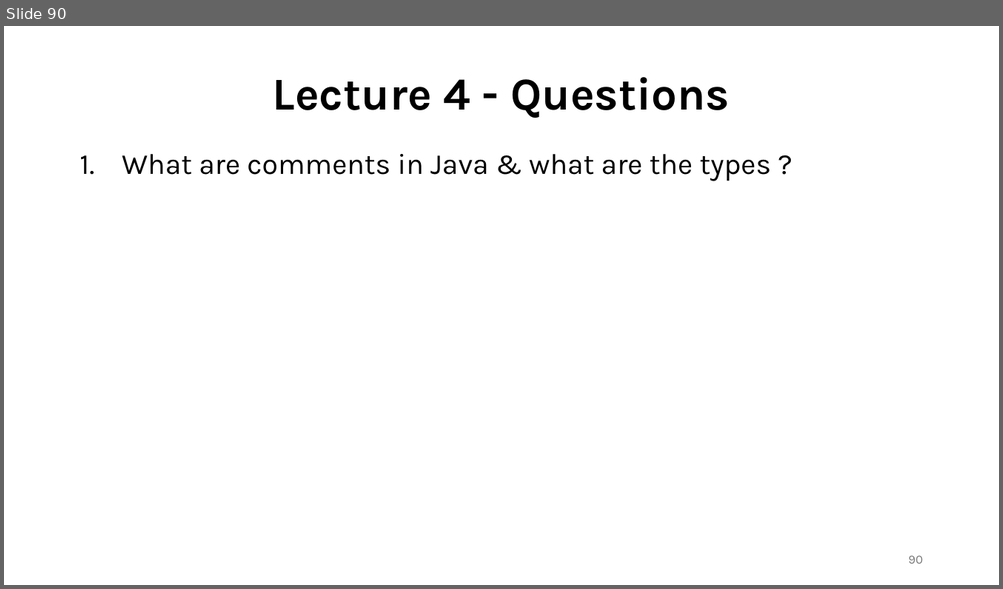
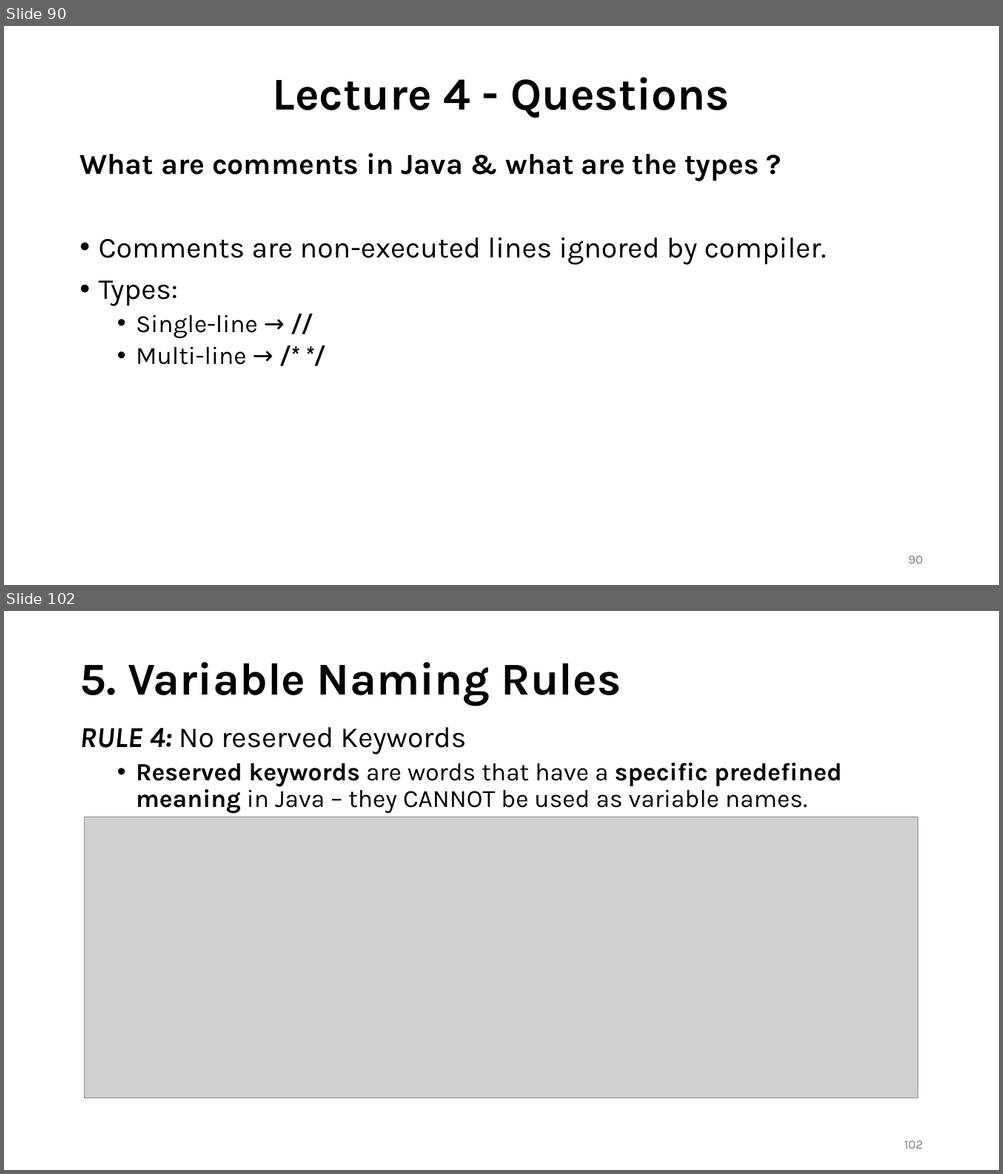
Before and after one commit to shubham-singh-12/Notes, a slide deck: Java with DSA.pptx. Shown one above the other, each under a label of ours: slide 90 before the commit, slides 90 and 102 after it; the slides between them are not shown. The pictures are 1003x589 and 1003x1174 pixels, drawn with LibreOffice and Linux fonts; fonts in the diff are those of the drawing; grey boxes stand for pictures. Boxes give left, top, right and bottom in pixels: in the first picture for what was removed or moved away, otherwise in the second. Text is boxed around its words. In the diff, an @@ line names an element or a change of style, - is before the commit and + after.

```diff
--- a/Java with DSA.pptx
+++ b/Java with DSA.pptx
@@ slide 102 added at (x1=4, y1=611, x2=999, y2=1170), background #FFFFFF @@
@@ title added at (x1=79, y1=662, x2=621, y2=706), 44 pt, text #000000, bold @@
+5. Variable Naming Rules
@@ text added at (x1=79, y1=727, x2=842, y2=814), 24 pt, text #000000 @@
+RULE 4: No reserved Keywords
+  • Reserved keywords are words that have a specific predefined meaning in Java – they CANNOT be used as variable names.
@@ picture added at (x1=85, y1=817, x2=918, y2=1098) @@
@@ page number added at (x1=904, y1=1141, x2=922, y2=1149), 12 pt, text #797979 @@
+102
@@ slide 90 changed as well @@
@@ text at (x1=79, y1=153, x2=758, y2=181): bold on in "What are comments in Java & what ..."; bullet 1. to none @@
@@ text at (x1=99, y1=238, x2=826, y2=365): paragraphs added @@
+• Comments are non-executed lines ignored by compiler.
+• Types:
+  • Single-line → //
+  • Multi-line → /* */
```
Also in this commit, not shown: 12 other slides changed, 96 other slides added.
